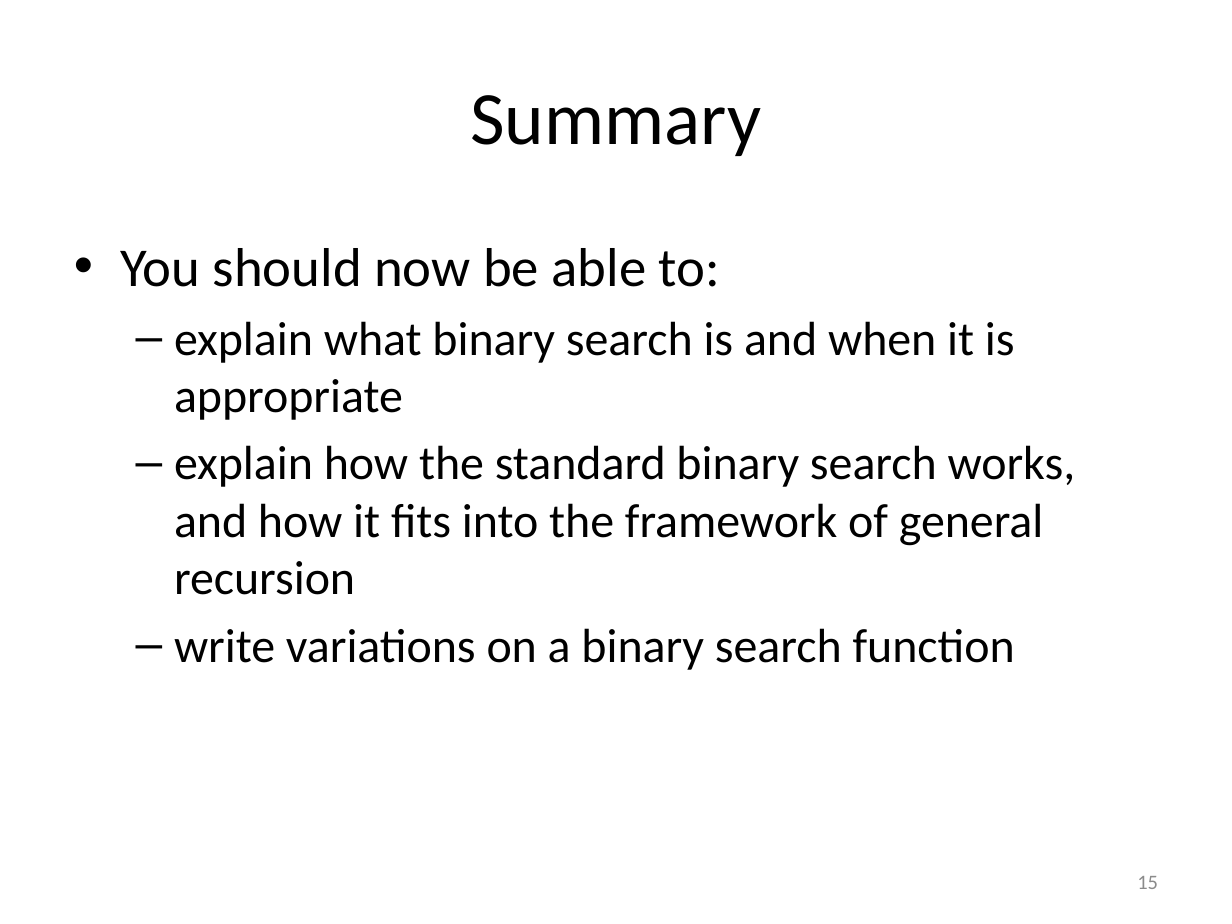
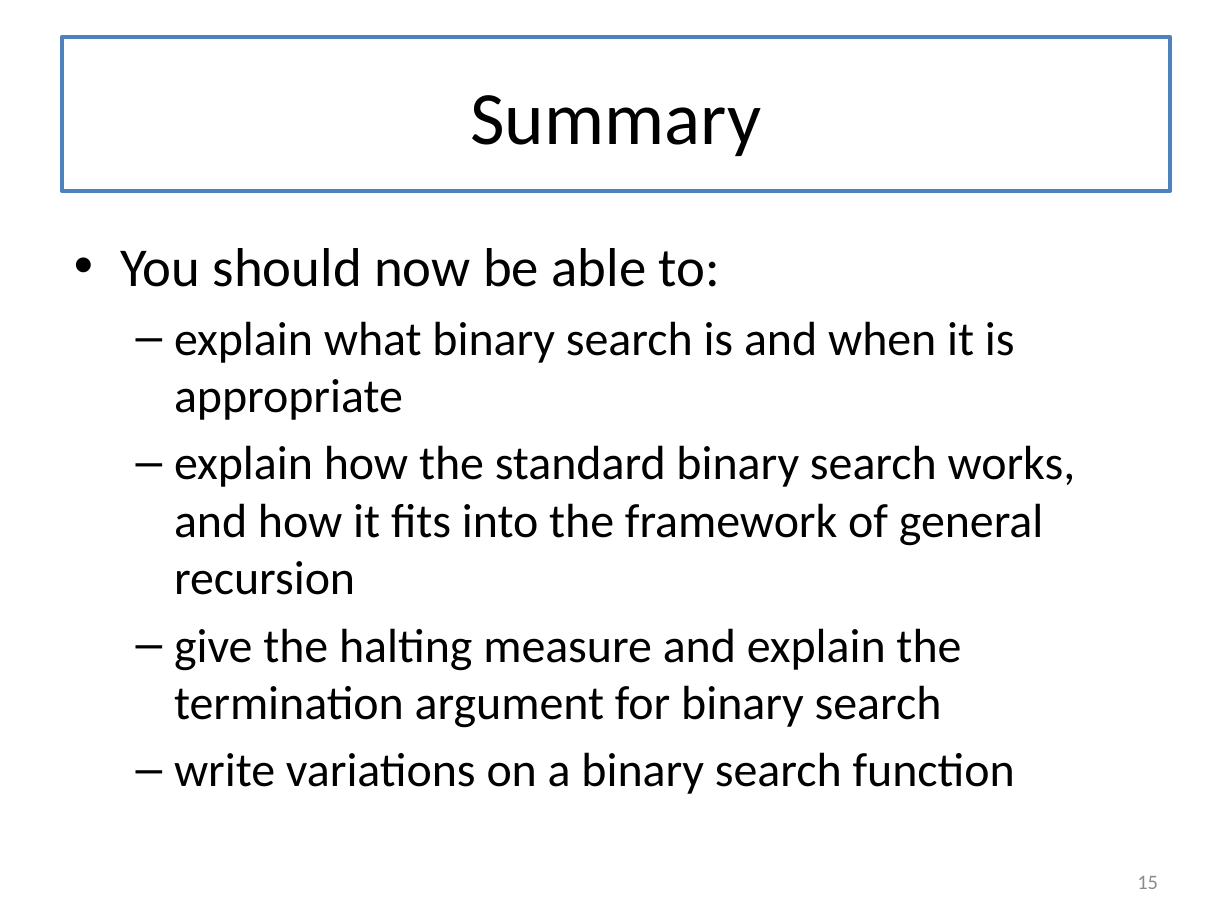
Before and after one commit to mwand/cs5010f16, a slide deck: slide 15 of Slides/Lesson 8.3 Binary Search.pptx. Drawn at 1232x924 pixels with LibreOffice and Linux fonts; fonts in the diff are those of the drawing. Boxes give left, top, right and bottom in pixels: in the first picture for what was removed or moved away, otherwise in the second. Text is boxed around its words. In the diff, an @@ line names an element or a change of style, - is before the commit and + after.

```diff
--- a/Slides/Lesson 8.3 Binary Search.pptx
+++ b/Slides/Lesson 8.3 Binary Search.pptx
@@ title "Summary": place and size @@
-title "Summary" at [470, 95, 761, 156]
+title "Summary" at [62, 37, 1170, 191]
@@ title "Summary" at [62, 37, 1170, 191]: outline none to #4F81BD 2.25 pt @@
@@ text at [174, 628, 961, 728]: paragraph added @@
+  – give the halting measure and explain the termination argument for binary search
```
Also in this commit, not shown: 15 other slides changed, 18 other files.
